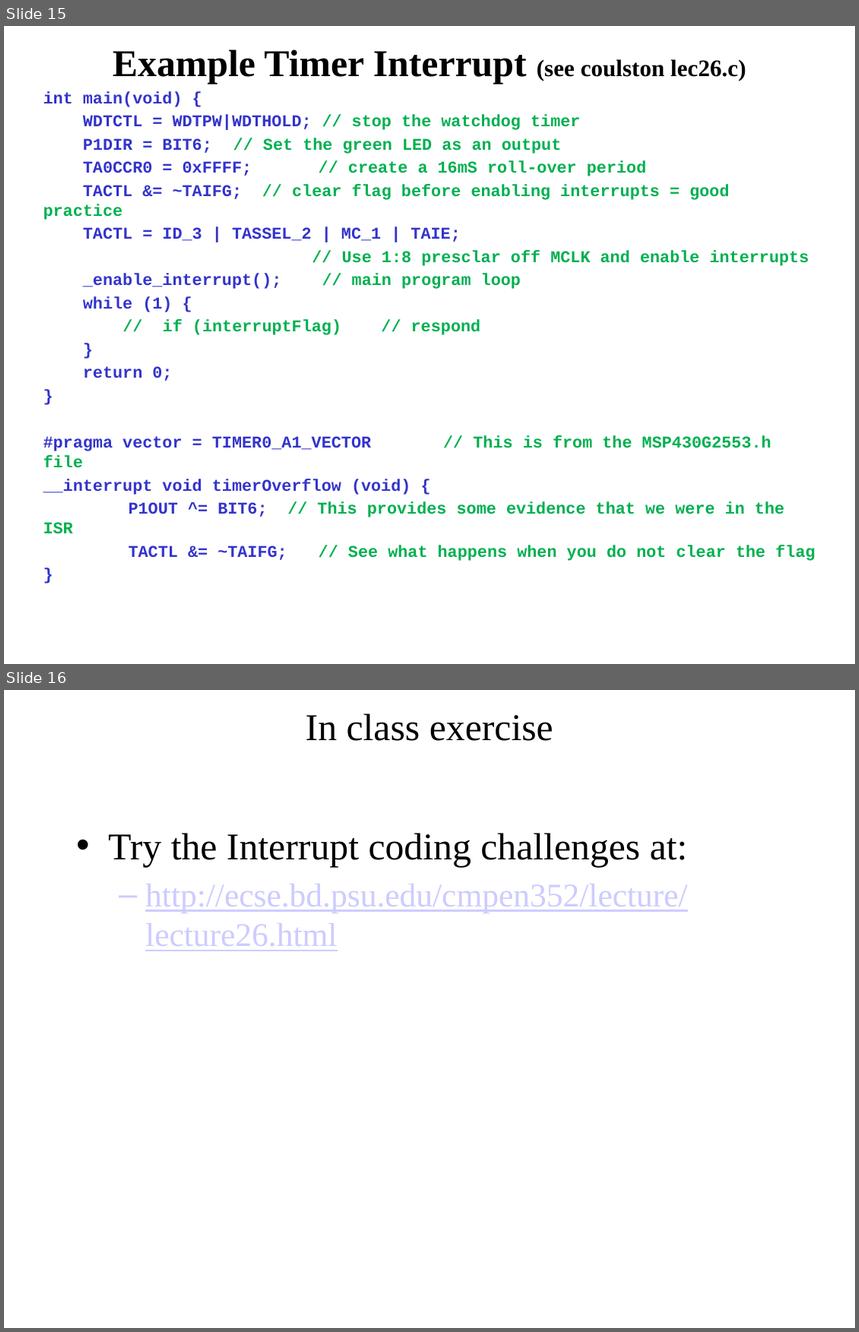
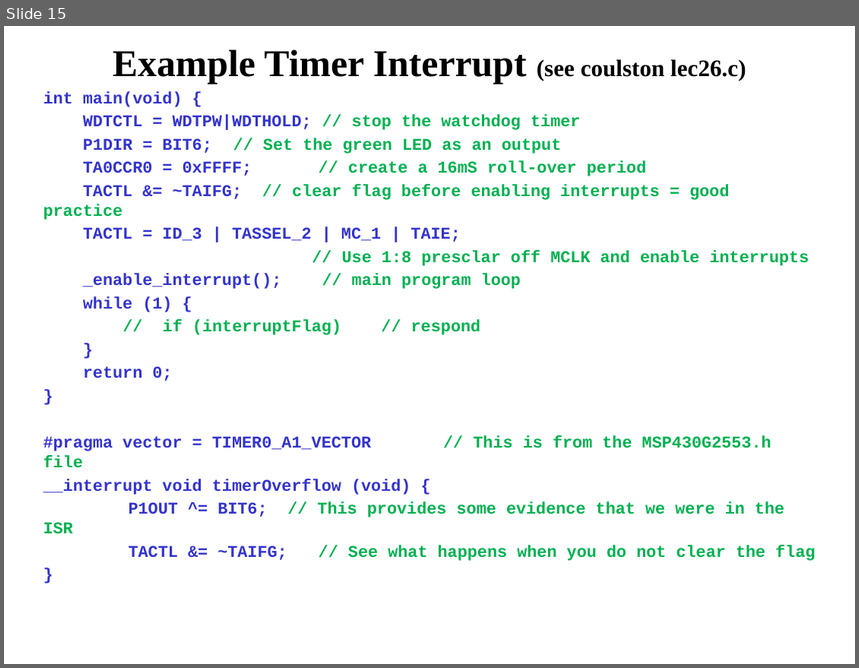
Before and after one commit to pw4rn3r/ECE382, a slide deck: notes/L26/Lsn26.pptx. Shown one above the other, each under a label of ours: slides 15 and 16 before the commit, slide 15 after it. The pictures are 859x1332 and 859x668 pixels, drawn with LibreOffice and Linux fonts; fonts in the diff are those of the drawing. Boxes give left, top, right and bottom in pixels: in the first picture for what was removed or moved away, otherwise in the second. Text is boxed around its words. In the diff, an @@ line names an element or a change of style, - is before the commit and + after.

```diff
--- a/notes/L26/Lsn26.pptx
+++ b/notes/L26/Lsn26.pptx
@@ slide 16 removed at (4,690,855,1328), background #FFFFFF @@
@@ title removed at (306,714,553,741) @@
-In class exercise
@@ text removed at (108,833,688,951) @@
-• Try the Interrupt coding challenges at:
-  – http://ecse.bd.psu.edu/cmpen352/lecture/lecture26.html
```
Also in this commit, not shown: 1 slide changed.
